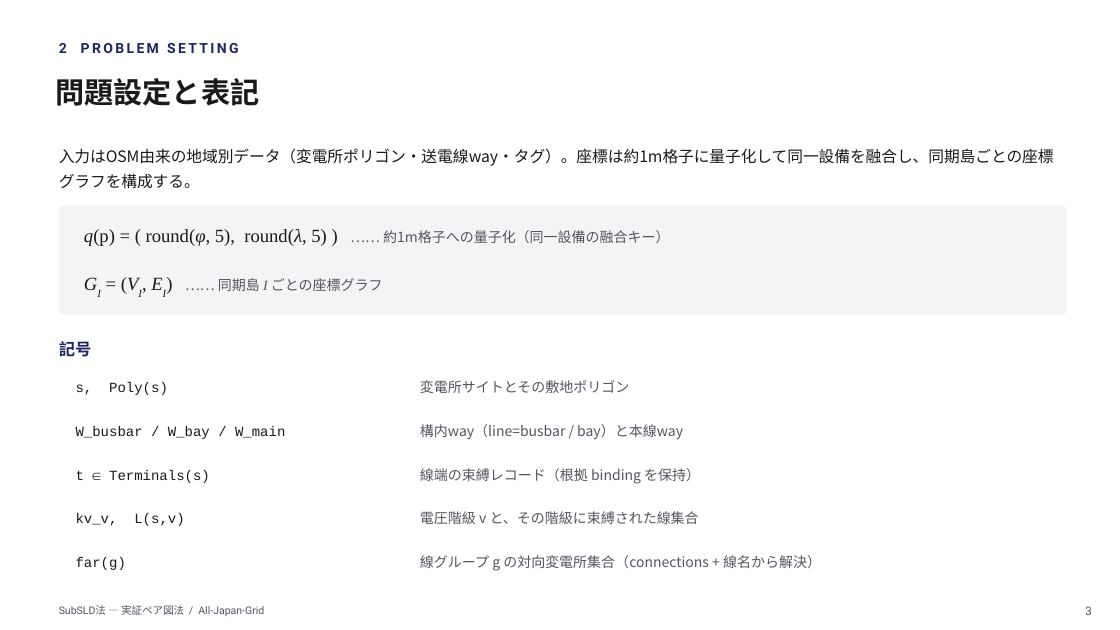
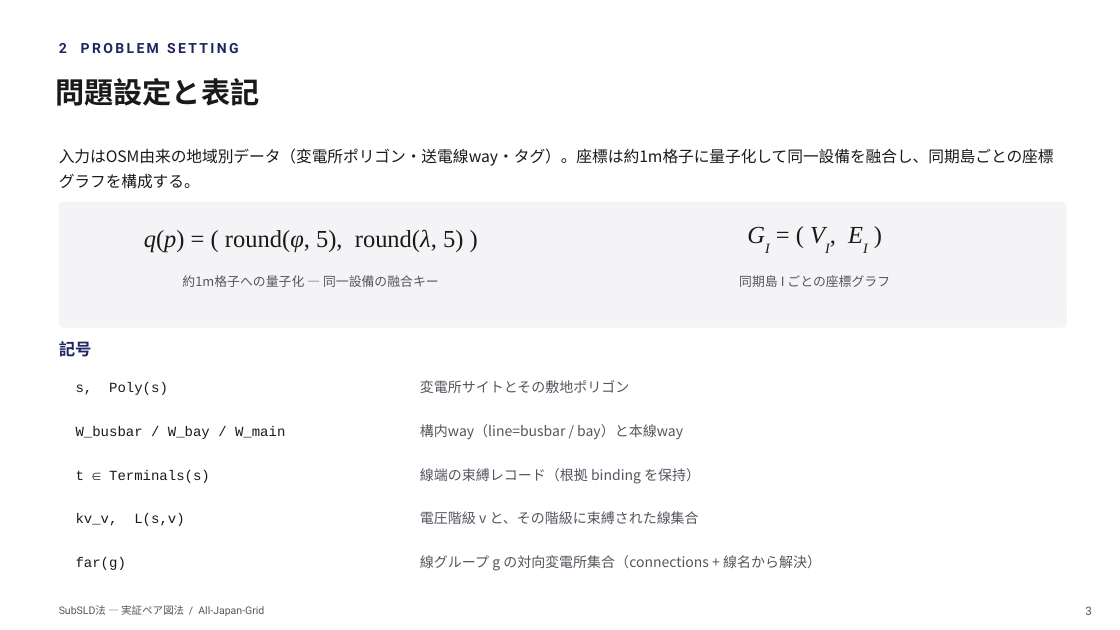
Before and after one commit to lutelute/All-Japan-Grid, a slide deck: slide 3 of docs/slides/subsld/SubSLD法_academic.pptx. Drawn at 1120x630 pixels with LibreOffice and Linux fonts; fonts in the diff are those of the drawing. Boxes give left, top, right and bottom in pixels: in the first picture for what was removed or moved away, otherwise in the second. Text is boxed around its words. In the diff, an @@ line names an element or a change of style, - is before the commit and + after.

```diff
--- a/docs/slides/subsld/SubSLD法_academic.pptx
+++ b/docs/slides/subsld/SubSLD法_academic.pptx
@@ rounded rectangle resized from (x1=59, y1=206, x2=1067, y2=315) to (x1=59, y1=202, x2=1067, y2=328) @@
@@ rounded rectangle at (x1=59, y1=202, x2=1067, y2=328): proportions changed @@
@@ text at (x1=144, y1=229, x2=463, y2=253): text changed; size 16 to 21 pt @@
-q(p) = ( round(φ, 5), round(λ, 5) ) …… 約1m格子への量子化（同一設備の融合キー）
+q(p) = ( round(φ, 5), round(λ, 5) )
@@ text added at (x1=580, y1=212, x2=1050, y2=264), 21 pt, text #1A1A1A, italic @@
+GI = ( VI, EI )
@@ text added at (x1=182, y1=275, x2=439, y2=287), 11 pt, text #55555F @@
+約1m格子への量子化 — 同一設備の融合キー
@@ text at (x1=739, y1=275, x2=890, y2=287): text changed; size 12 to 11 pt @@
-GI = (VI, EI) …… 同期島 I ごとの座標グラフ
+同期島 I ごとの座標グラフ
```
Also in this commit, not shown: 1 other slide changed, 4 slides added, 4 slides removed, 1 other file.
